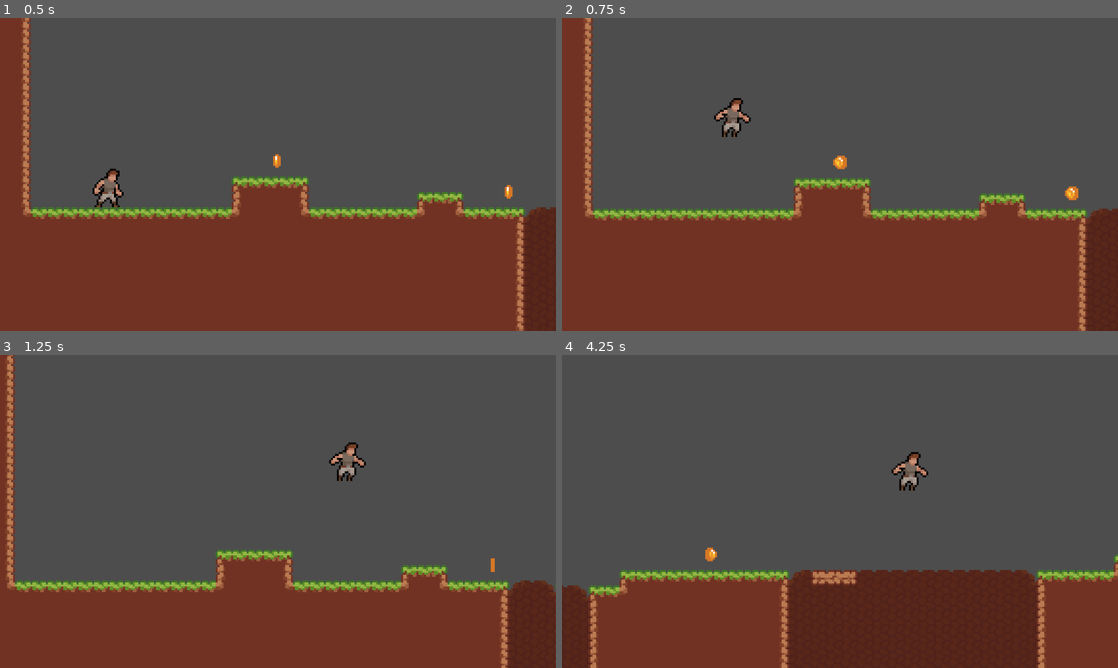
Above: before the commit, frames 1-4 (two rows, left to right).
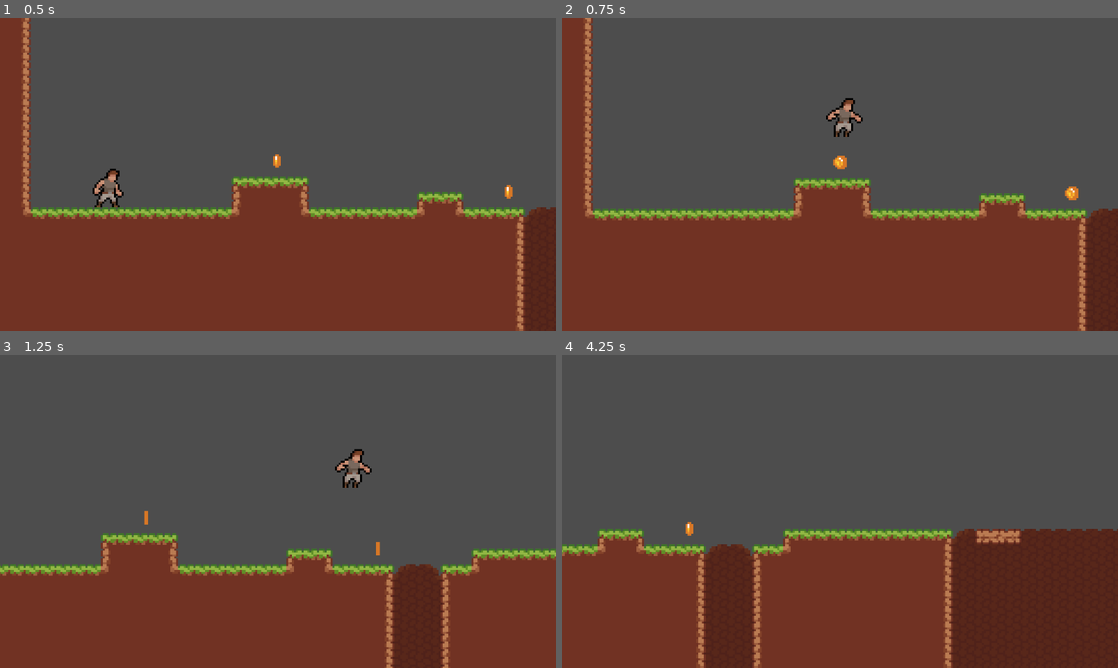
Above: after the commit, the same moments.

Repository: AashaStudios/ProjectRun
Game: Godot game, scene res://scenes/game.tscn
Two runs of this game, one before a commit and one after it. Both use one fixed random seed, a clock stepped at 60 frames per second and the inputs below.
Inputs:
- Up to frame 1 (0.5 s): no input
- Up to frame 2 (0.75 s): hold Right (right) from 0.53 s (still down); hold Space (jump) from 0.53 s (still down); tap Z (dash, bound only after the commit) at 0.6 s
- Up to frame 3 (1.25 s): keep holding Right (right); keep holding Space (jump)
- Up to frame 4 (4.25 s): release Space (jump) at 1.28 s; tap Space (jump) at 1.35, 1.52, 1.82, 3.02, 3.32 s; tap Z (dash, bound only after the commit) at 1.55, 2.1, 2.85 s; release Right (right) at 2.03 s; hold Left (left) 2.03-2.78 s; hold Space (jump) 2.03-2.78 s; hold Right (right) from 2.78 s (still down); hold Space (jump) from 3.53 s (still down)

Frame 1 is identical in both runs. In frame 2, 0.8% of the frame differs, in the area x 27-55%, y 25-38%; in frame 3, 17%; in frame 4, 32%, in the area x 0-100%, y 30-100%.

Commit message:
Finally I made the DASH!

Diff:
--- a/project.godot
+++ b/project.godot
@@ -39,6 +39,11 @@
 "events": [Object(InputEventKey,"resource_local_to_scene":false,"resource_name":"","device":-1,"window_id":0,"alt_press …(191 unchanged characters)…
 ]
 }
+dash={
+"deadzone": 0.2,
+"events": [Object(InputEventKey,"resource_local_to_scene":false,"resource_name":"","device":-1,"window_id":0,"alt_pressed":false,"shift_pressed":false,"ctrl_pressed":false,"meta_pressed":false,"pressed":false,"keycode":0,"physical_keycode":90,"key_label":0,"unicode":122,"location":0,"echo":false,"script":null)
+]
+}
 
 [rendering]
 
--- a/scenes/player.gd
+++ b/scenes/player.gd
@@ -5,13 +5,15 @@
 const ACCELERATION: int = 17
 const FRICTION: int = 20
 const JUMP_VELOCITY: int = -275
-const DASH_VELOCITY: int = 500
+const DASH_VELOCITY: int = 1000
 
 var coyote_time_activated: bool = false
+var dashing: bool = false
 
 @onready var sprite: AnimatedSprite2D = $AnimatedSprite2D
-@onready var coyote_timer: Timer = $CoyoteTimer
-@onready var jump_buffer_timer: Timer = $JumpBufferTimer
+@onready var coyote_timer: Timer = $Timers/CoyoteTimer
+@onready var jump_buffer_timer: Timer = $Timers/JumpBufferTimer
+@onready var dash_cooltime_timer: Timer = $Timers/DashCooltimeTimer
 
 
 func _physics_process(delta: float) -> void:
@@ -20,7 +22,10 @@
 
     var direction: float = Input.get_axis("left", "right")
 
-    handle_running(delta, direction)
+    if not dashing:
+        handle_running(delta, direction)
+
+    dash()
     handle_jump()
     handle_animation(direction)
 
@@ -30,6 +35,19 @@
 func handle_running(delta: float, direction: float) -> void:
     var velocity_weight: float = delta * (ACCELERATION if direction else FRICTION)
     velocity.x = lerp(velocity.x, direction * MAX_SPEED, velocity_weight)
+
+
+func dash() -> void:
+    if Input.is_action_just_pressed("dash") and dash_cooltime_timer.is_stopped():
+        if not sprite.flip_h:
+            velocity.x = DASH_VELOCITY
+        else:
+            velocity.x = -(DASH_VELOCITY)
+
+        dash_cooltime_timer.start()
+        dashing = true
+    else:
+        dashing = false
 
 
 func handle_jump() -> void:
--- a/scenes/player.tscn
+++ b/scenes/player.tscn
@@ -128,10 +128,16 @@
 position = Vector2(0, -8)
 shape = SubResource("CapsuleShape2D_smehm")
 
-[node name="CoyoteTimer" type="Timer" parent="."]
+[node name="Timers" type="Node" parent="."]
+
+[node name="CoyoteTimer" type="Timer" parent="Timers"]
 wait_time = 0.1
 one_shot = true
 
-[node name="JumpBufferTimer" type="Timer" parent="."]
+[node name="JumpBufferTimer" type="Timer" parent="Timers"]
 wait_time = 0.1
 one_shot = true
+
+[node name="DashCooltimeTimer" type="Timer" parent="Timers"]
+wait_time = 5.0
+one_shot = true
